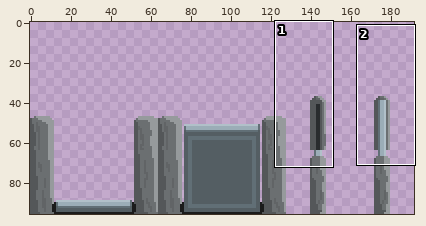
Edited in one commit: pixel-art file (Assets/Sprites/doors.aseprite). Above: a wide view before the commit, with the close-up outlined.
Close-up. As it was:
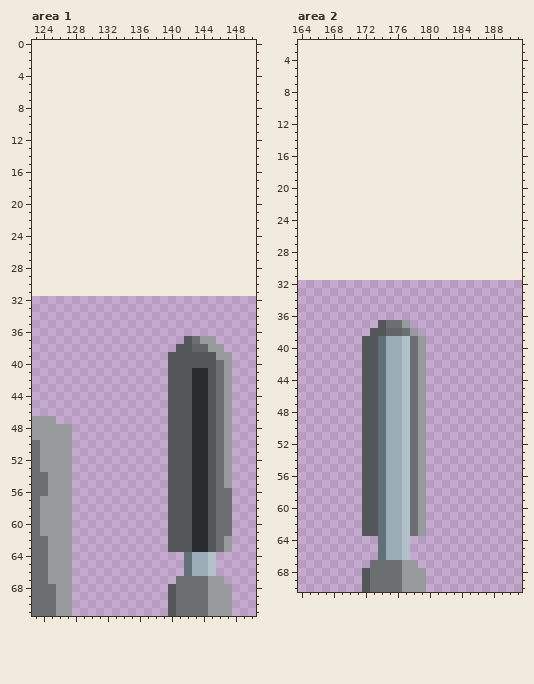
192x64 pixels, 1 frame. Shown: area 1: x 123..150, y 0..71; area 2: x 164..191, y 2..70. The old version is drawn lined up with the new one, on the new canvas.
Now the later version:
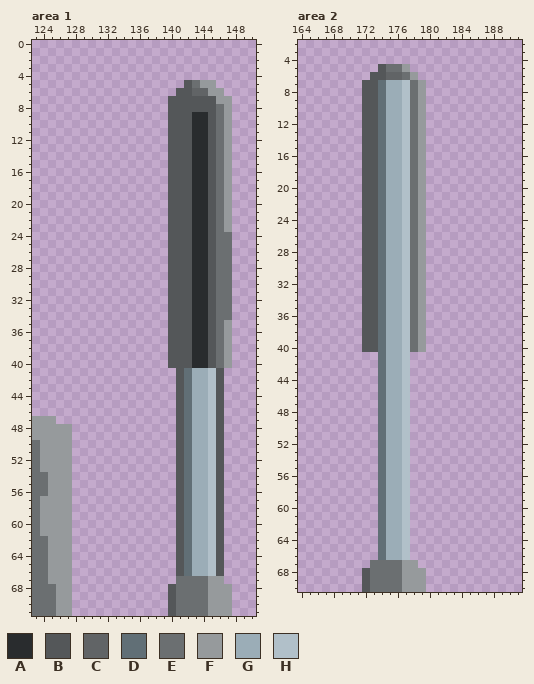
Palette (. is transparent): A #292c2e  B #545759  C #616466  D #616f76  E #6b6f71  F #969a9c  G #9badb7  H #b1c0c9
From old to new:
canvas 192x64 -> 192x96, the old top-left corner now at 0,32
Area 1:
The author put colour A in rows 9 to 36 at x 143 to 144.
Colour B becomes colour A in rows 39 to 40 at x 143 to 144.
Colour C becomes colour A in row 38 at x 143 to 144.
Colour E becomes colour A in row 37 at x 143.
Colour F becomes colour A in row 37 at x 144.
The author put colour B in row 5 at x 142; in row 6 at x 141 to 142; in rows 7 to 8 at x 140 to 145; in rows 9 to 36 at x 140 to 142 and 145; in row 37 at x 140 to 141; in row 38 at x 140.
The author put colour B in rows 64 to 66 at x 141 and 146.
Colour E becomes colour B in rows 41 to 63 at x 146.
Colour F becomes colour B in rows 37 to 38 at x 145.
The author put colour C in row 6 at x 143 to 144.
Colour B becomes colour D in rows 41 to 63 at x 142.
The author put colour E in row 5 at x 143; in rows 8 to 23 at x 146; in rows 24 to 34 at x 146 to 147; in rows 35 to 37 at x 146.
Colour F becomes colour E in rows 38 to 39 at x 146.
The author put colour F in row 5 at x 144 to 145; in row 6 at x 145 to 146; in row 7 at x 146 to 147; in rows 8 to 23 at x 147; in rows 35 to 38 at x 147.
Colour A becomes colour G in rows 41 to 63 at x 143 to 144.
Colour B becomes colour H in rows 41 to 63 at x 145.
Colour B is removed in rows 41 to 63 at x 140.
Colour E is removed in rows 56 to 61 at x 147.
Colour F is removed in rows 41 to 55 at x 147; in rows 62 to 63 at x 147.
Area 2:
The author put colour B in row 5 at x 174; in row 6 at x 173 to 174; in rows 7 to 37 at x 172 to 173; in row 38 at x 172.
The author put colour C in row 6 at x 175 to 176.
The author put colour D in rows 7 to 36 at x 174.
Colour B becomes colour D in rows 37 to 38 at x 174.
The author put colour E in row 5 at x 175 to 176; in row 6 at x 177; in rows 7 to 37 at x 178.
Colour F becomes colour E in row 38 at x 178.
The author put colour F in row 5 at x 177; in row 6 at x 178; in rows 7 to 38 at x 179.
The author put colour G in rows 7 to 36 at x 175 to 176.
Colour C becomes colour G in row 38 at x 175 to 176.
Colour E becomes colour G in row 37 at x 175 to 176.
The author put colour H in rows 7 to 36 at x 177.
Colour E becomes colour H in row 38 at x 177.
Colour F becomes colour H in row 37 at x 177.
Colour B is removed in rows 41 to 63 at x 172 to 173.
Colour E is removed in rows 41 to 63 at x 178.
Colour F is removed in rows 41 to 63 at x 179.
Changed places in both close-ups, as pixel boxes (x1, y1, x2, y2):
changed: (168, 80, 232, 576)
changed: (362, 64, 426, 536)
